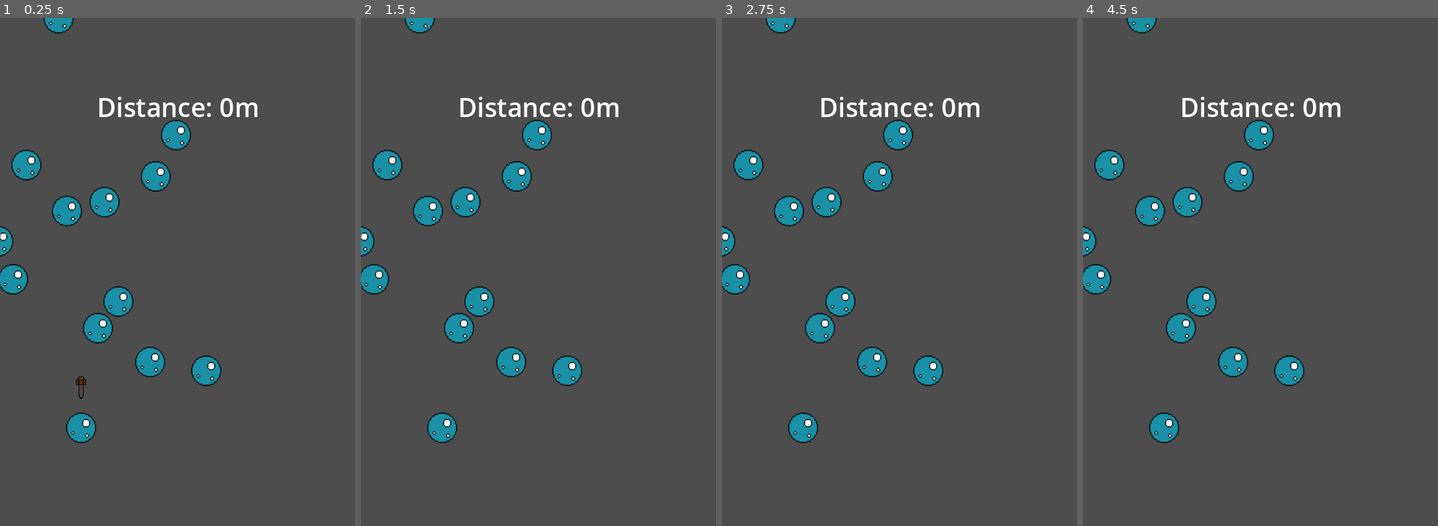
Above: before the commit, frames 1-4 (left to right).
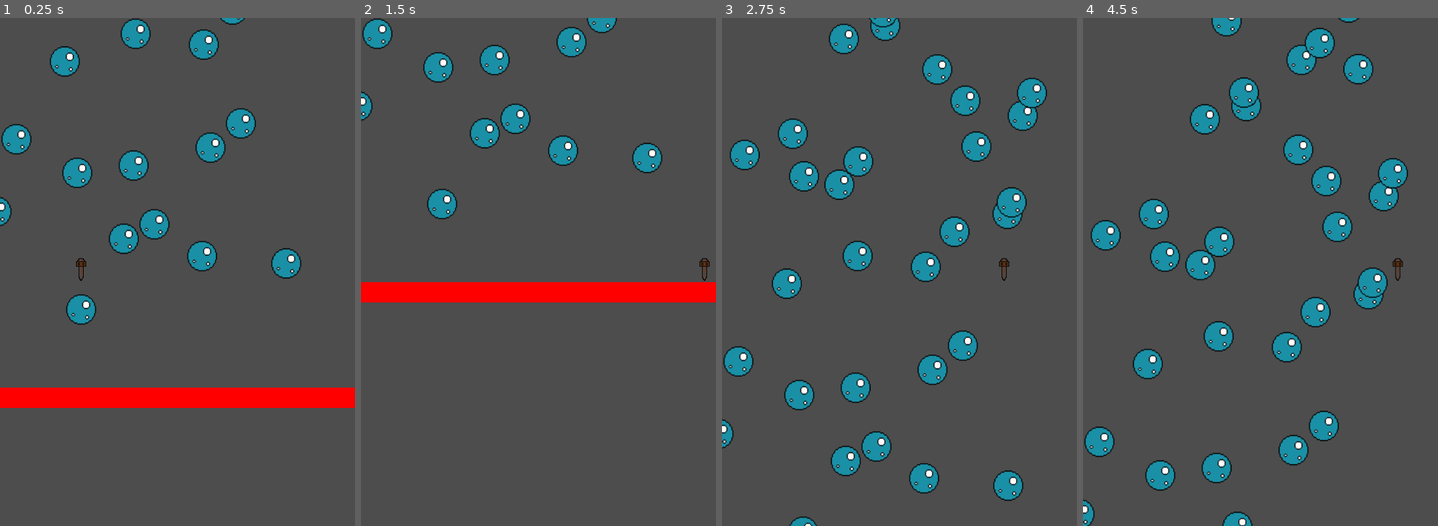
Above: after the commit, the same moments.

Repository: LChip2002/Bubble-Jump
Game: Godot game, scene res://Game.tscn
The game is run twice, just before and just after one commit, with the same random seed, the same clock (stepped at 60 frames per second) and the same inputs.
Inputs:
- Up to frame 1 (0.25 s): no input
- Up to frame 2 (1.5 s): tap Enter (ui_accept) at 0.5, 0.77 s; hold Right (ui_right) from 0.53 s (still down)
- Up to frame 3 (2.75 s): tap Enter (ui_accept) at 1.52 s; release Right (ui_right) at 2.03 s; hold Left (ui_left) from 2.03 s (still down)
- Up to frame 4 (4.5 s): release Left (ui_left) at 2.78 s; hold Right (ui_right) 2.78-4.28 s; tap Enter (ui_accept) at 3.02, 3.5, 3.77 s; hold Left (ui_left) from 4.28 s (still down)

The runs differ from the first frame. In frame 1, 15% of the frame differs, in the area x 0-100%, y 0-84%; in frame 2, 13%; in frame 3, 15%; in frame 4, 16%, in the area x 0-92%, y 0-100%.

Commit message:
Camera move and improved graphics

Diff:
--- a/Bubble.tscn
+++ b/Bubble.tscn
@@ -4,7 +4,7 @@
 [ext_resource type="Texture2D" uid="uid://dg7h8kumgfado" path="res://Bubble.png" id="1_hogeo"]
 
 [sub_resource type="RectangleShape2D" id="RectangleShape2D_1ueb1"]
-size = Vector2(74.7775, 79.7642)
+size = Vector2(74.7775, 68.1324)
 
 [node name="Bubble" type="StaticBody2D"]
 position = Vector2(47.3676, 55.9022)
@@ -18,7 +18,7 @@
 texture = ExtResource("1_hogeo")
 
 [node name="CollisionShape2D" type="CollisionShape2D" parent="."]
-position = Vector2(418.978, 576.822)
+position = Vector2(418.978, 572.925)
 rotation = 3.14159
 scale = Vector2(0.715344, -0.669984)
 shape = SubResource("RectangleShape2D_1ueb1")
--- a/Game.tscn
+++ b/Game.tscn
@@ -1,10 +1,13 @@
-[gd_scene load_steps=13 format=3 uid="uid://bnd66d34whtyq"]
+[gd_scene load_steps=17 format=3 uid="uid://bnd66d34whtyq"]
 
 [ext_resource type="Script" path="res://node_2d.gd" id="1_2kkf8"]
 [ext_resource type="Script" path="res://camera_2d.gd" id="2_pgm5f"]
 [ext_resource type="PackedScene" uid="uid://lvr5bkv11tsp" path="res://Bubble.tscn" id="3_nvgv6"]
 [ext_resource type="Script" path="res://character_body_2d.gd" id="4_vaihh"]
 [ext_resource type="Texture2D" uid="uid://d12vsx0srmi4a" path="res://Nail.png" id="5_k1wgu"]
+[ext_resource type="Script" path="res://death_floor.gd" id="6_v78cm"]
+[ext_resource type="Texture2D" uid="uid://g6tyr210y4ju" path="res://sky.jpg" id="7_pn1a6"]
+[ext_resource type="Texture2D" uid="uid://wn63fd6y0uen" path="res://Red.png" id="7_yc6my"]
 
 [sub_resource type="RectangleShape2D" id="RectangleShape2D_ck0e2"]
 size = Vector2(113.421, 91.0225)
@@ -31,6 +34,9 @@
 [sub_resource type="RectangleShape2D" id="RectangleShape2D_lp0vp"]
 size = Vector2(56.5887, 65.4621)
 
+[sub_resource type="RectangleShape2D" id="RectangleShape2D_74gxh"]
+size = Vector2(560, 31)
+
 [node name="Game" type="Node2D"]
 script = ExtResource("1_2kkf8")
 
@@ -40,6 +46,8 @@
 player_path = NodePath("../Player")
 wall_1_path = NodePath("../Wall_1")
 wall_2_path = NodePath("../Wall_2")
+death_floor_path = NodePath("../DeathFloor")
+background_path = NodePath("../ParallaxBackground/ParallaxLayer/Background")
 
 [node name="Bubble" parent="." instance=ExtResource("3_nvgv6")]
 position = Vector2(55, 51)
@@ -69,7 +77,6 @@
 texture = SubResource("GradientTexture2D_2wosu")
 
 [node name="CollisionShape2D" type="CollisionShape2D" parent="Wall_1"]
-visible = false
 position = Vector2(4.39218, -0.0987625)
 shape = SubResource("RectangleShape2D_fs877")
 
@@ -93,6 +100,7 @@
 offset_bottom = 59.0
 
 [node name="DistScore" type="Label" parent="UIScore"]
+visible = false
 layout_mode = 0
 offset_left = 448.0
 offset_top = 37.0
@@ -100,3 +108,26 @@
 offset_bottom = 102.0
 theme_override_font_sizes/font_size = 41
 text = "Distance: 0m"
+
+[node name="DeathFloor" type="StaticBody2D" parent="."]
+position = Vector2(325, 698)
+script = ExtResource("6_v78cm")
+
+[node name="CollisionShape2D" type="CollisionShape2D" parent="DeathFloor"]
+position = Vector2(251, 11)
+shape = SubResource("RectangleShape2D_74gxh")
+
+[node name="Sprite2D" type="Sprite2D" parent="DeathFloor"]
+position = Vector2(251, 11)
+scale = Vector2(17.5313, 1)
+texture = ExtResource("7_yc6my")
+
+[node name="ParallaxBackground" type="ParallaxBackground" parent="."]
+visible = false
+
+[node name="ParallaxLayer" type="ParallaxLayer" parent="ParallaxBackground"]
+
+[node name="Background" type="Sprite2D" parent="ParallaxBackground/ParallaxLayer"]
+position = Vector2(657.25, 130)
+scale = Vector2(1.26016, 1.38542)
+texture = ExtResource("7_pn1a6")
--- a/bubble.gd
+++ b/bubble.gd
@@ -3,3 +3,11 @@
 func _on_bubble_hit(body):
 	if body.is_in_group("Player"):
 		queue_free()
+
+#func _on_visible_screen() -> void:
+	#var newBubble = self.duplicate()
+	#newbubble.position.x = position.x
+	#newbubble.position.y = position.y
+	#
+#func _on_visible_exit() -> void:
+	#queue.free()
--- a/camera_2d.gd
+++ b/camera_2d.gd
@@ -4,19 +4,25 @@
 @export var player_path: NodePath
 @export var wall_1_path: NodePath
 @export var wall_2_path: NodePath
+@export var death_floor_path: NodePath
+@export var background_path: NodePath
 
 var player: Node2D
 var wall_1
 var wall_2
+var death_floor
+var background
 
 # Called when the node enters the scene tree for the first time.
 func _ready():
 	player = get_node(player_path)
 	set_process(true)
 
-	# Get Walls
+	# Get Walls and floor
 	wall_1 = get_node(wall_1_path)
 	wall_2 = get_node(wall_2_path)
+	death_floor = get_node(death_floor_path)
+	background = get_node(background_path)
 
 	pass
 
@@ -24,11 +30,13 @@
 # Called every frame. 'delta' is the elapsed time since the previous frame.
 func _process(delta: float):
 	var player_y = player.position.y
-	if player_y < position.y:
-		position.y = player_y
+	var player_x = player.position.x
+	#if player_y < position.y:
+	position.y = player_y
 
 	# Adjust the walls based on the camera's position
 	wall_1.position = Vector2(wall_1.position.x, player_y)
 	wall_2.position = Vector2(wall_2.position.x, player_y)
+	background.position = Vector2(player_x, background.position.x)
 
 	pass
--- a/character_body_2d.gd
+++ b/character_body_2d.gd
@@ -16,7 +16,6 @@
 	var collision = move_and_collide(velocity * delta)
 	if collision:
 		velocity = velocity.bounce(collision.get_normal())
-		#velocity.y *= 4
 
 	# Get the input direction and handle the movement/deceleration.
 	# As good practice, you should replace UI actions with custom gameplay actions.
--- /dev/null
+++ b/death_floor.gd
@@ -0,0 +1,8 @@
+extends StaticBody2D
+
+# Signal to notify game over
+signal player_died
+
+func _on_body_entered(body):
+	if body.name == "Player":
+		emit_signal("player_died")
--- a/node_2d.gd
+++ b/node_2d.gd
@@ -2,11 +2,30 @@
 
 var bubble_scene = preload("res://Bubble.tscn")
 var width
+var spawn_timer: Timer
+
+func on_player_died():
+	show_game_over()
+
+func show_game_over():
+	get_tree().paused
+	pass
+
+# This function will be called every time the spawn timer times out
+func _on_timer_timeout() -> void:
+	#if not is_player_alive():
+		#return  # Don't spawn if the player is dead
+
+	spawn_bubble()
 
 func _ready() -> void:
 
 	width = get_viewport().size.x
 	randomize()
+
+	 # Get reference to the player node
+	# player = get_node(player_path)
+
 	var y = 0
 
 	# TODO - Loop until player death
@@ -23,9 +42,33 @@
 
 		var bubble_x = randf_range(-width / 2, width / 2)
 
-		new_bubble.position = Vector2(bubble_x,y)
+		new_bubble.position = Vector2(bubble_x * 1.5,y)
 		add_child(new_bubble)
-		y -= randf_range(10,60)
+		y -= randf_range(10,30)
+
+	#await get_tree().create_timer(10.0).timeout # waits for 1 second
+
+	#_ready()
+
+	pass
 
 
-	pass
+
+# Function to spawn a bubble
+func spawn_bubble():
+
+	var death = false
+
+	while death == false:
+
+		# TODO - Check player condition and exit
+
+		await get_tree().create_timer(1.0).timeout # waits for 1 second
+		var r = 0
+		# Adds new set of bubbles
+		while r > -2000:
+			var new_bubble = bubble_scene.instantiate()  # Instantiate the bubble scene
+			var bubble_x = randf_range(-width / 2, width / 2)  # Random x position
+			new_bubble.position = Vector2(bubble_x, 600)  # Spawn at a fixed y position (change as needed)
+			add_child(new_bubble)
+			r -= randf_range(10,60)
--- /dev/null
+++ b/visible_on_screen_enabler_2d.gd
@@ -0,0 +1,11 @@
+extends VisibleOnScreenEnabler2D
+
+
+# Called when the node enters the scene tree for the first time.
+func _ready() -> void:
+	pass # Replace with function body.
+
+
+# Called every frame. 'delta' is the elapsed time since the previous frame.
+func _process(delta: float) -> void:
+	pass
Binary file added: Red.png
Not shown, added: Red.png.import
Binary file added: sky.jpg
Not shown, added: sky.jpg.import
